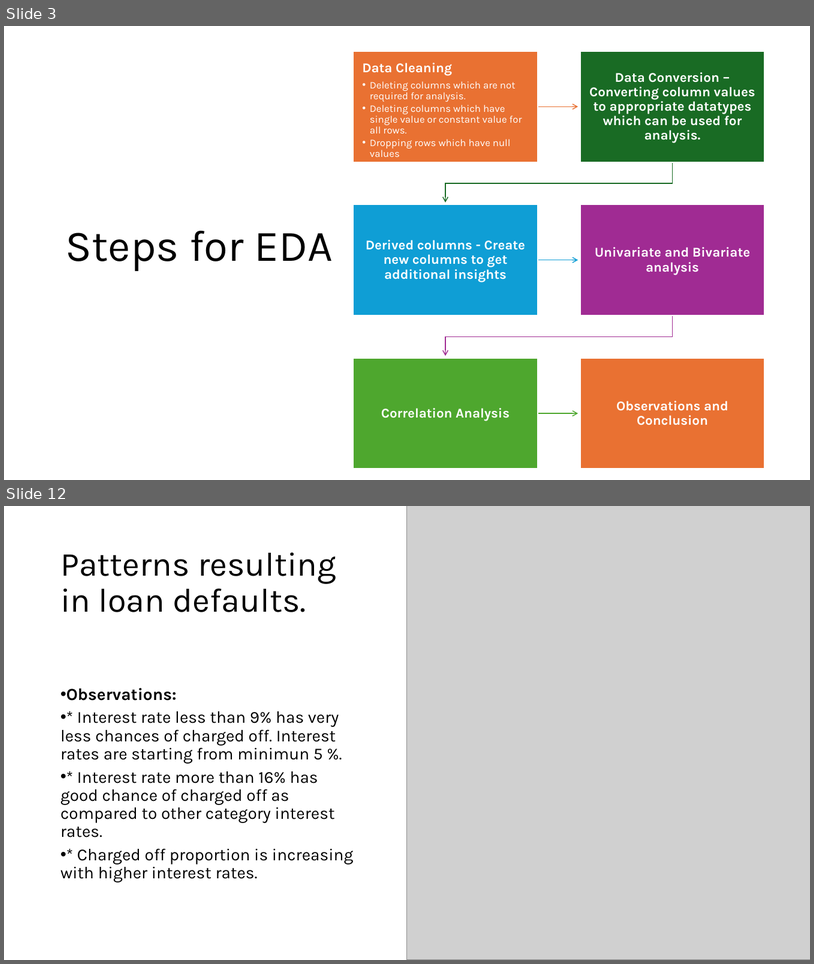
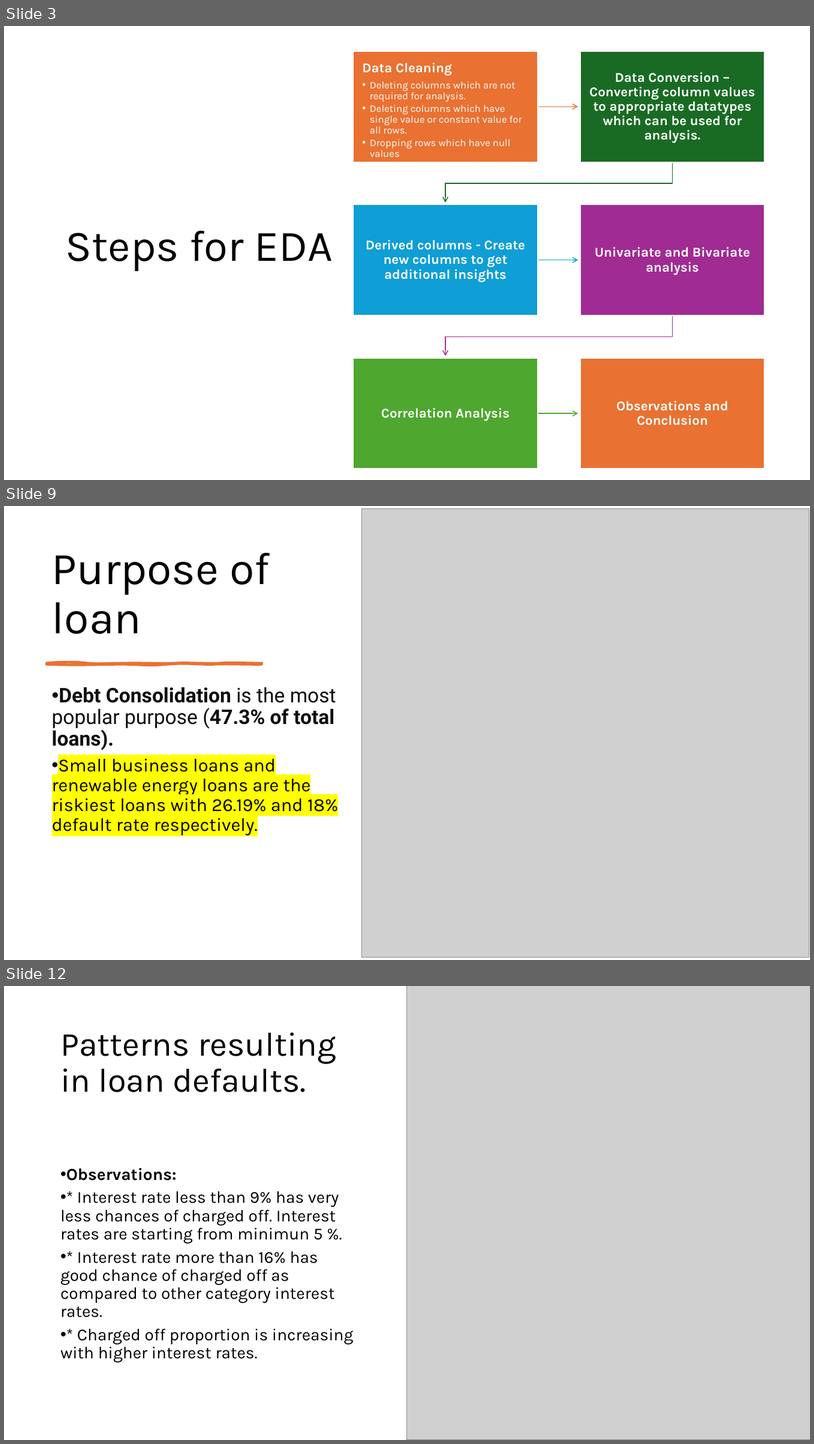
Before and after one commit to cyberpirate92/lending-club-case-study, a slide deck: Lending Club Case Study.pptx. Shown one above the other, each under a label of ours: slides 3 and 12 before the commit, slides 3, 9 and 12 after it; the slides between them are not shown. The pictures are 814x964 and 814x1444 pixels, drawn with LibreOffice and Linux fonts; fonts in the diff are those of the drawing; grey boxes stand for pictures. Boxes give left, top, right and bottom in pixels: in the first picture for what was removed or moved away, otherwise in the second. Text is boxed around its words. In the diff, an @@ line names an element or a change of style, - is before the commit and + after.

```diff
--- a/Lending Club Case Study.pptx
+++ b/Lending Club Case Study.pptx
@@ slide 9 added at [4, 506, 810, 960], background #FFFFFF @@
@@ picture added at [362, 508, 810, 957] @@
@@ title added at [52, 553, 270, 634], 54 pt, text #000000 @@
+Purpose of loan
@@ freeform shape added at [47, 663, 262, 664], fill #E97132, outline #E97132 3 pt @@
@@ text added at [52, 687, 338, 835], 22 pt, text #000000 @@
+• Debt Consolidation is the most popular purpose (47.3% of total loans).
+• Small business loans and renewable energy loans are the riskiest loans with 26.19% and 18% default rate respectively.
```
Also in this commit, not shown: 4 slides changed, 3 other slides added, 4 slides removed, 1 other file.
